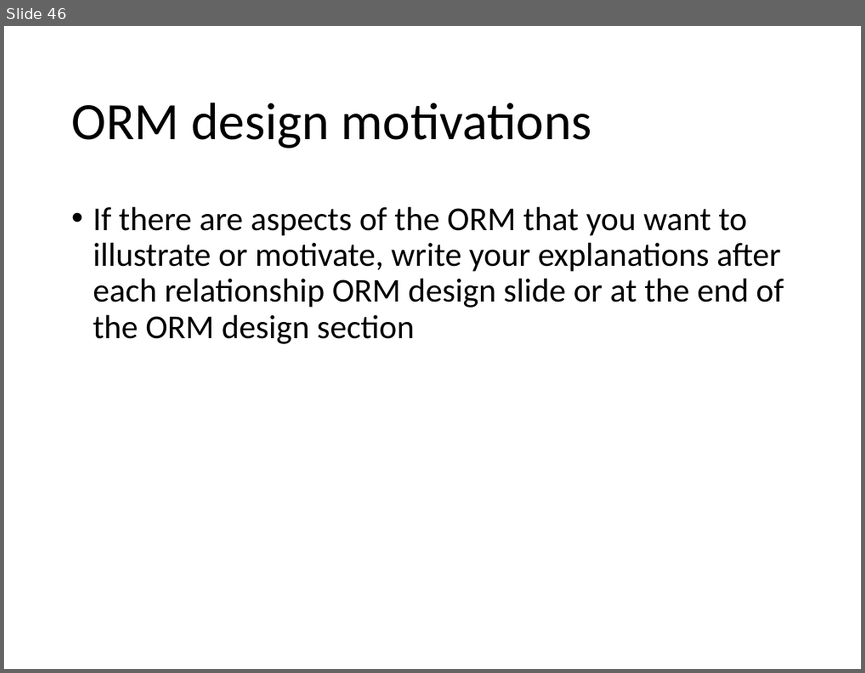
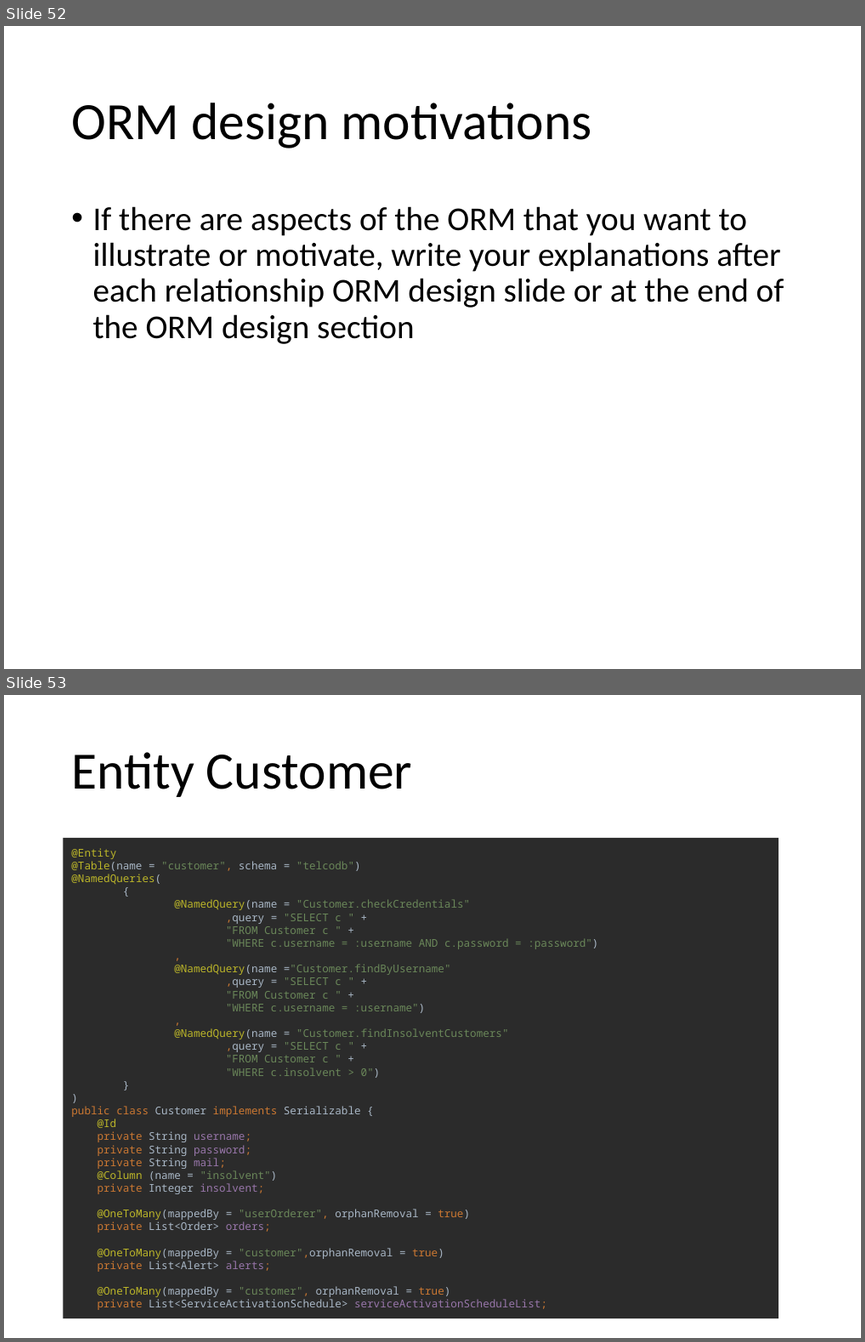
Before and after one commit to andrearestelli/db2-project, a slide deck: docs/documentation.pptx. Shown one above the other, each under a label of ours: slide 46 before the commit, slides 52 and 53 after it. The pictures are 865x673 and 865x1342 pixels, drawn with LibreOffice and Linux fonts; fonts in the diff are those of the drawing. Boxes give left, top, right and bottom in pixels: in the first picture for what was removed or moved away, otherwise in the second. Text is boxed around its words. In the diff, an @@ line names an element or a change of style, - is before the commit and + after.

```diff
--- a/docs/documentation.pptx
+++ b/docs/documentation.pptx
@@ slide 53 added at bbox=[4, 695, 861, 1338], background #FFFFFF @@
@@ title added at bbox=[71, 752, 412, 797], 44 pt, text #000000 @@
+Entity Customer
@@ text added at bbox=[64, 834, 778, 1323], fill #2B2B2B, 9 pt, text #6A8759 @@
+@Entity
+@Table(name = "customer", schema = "telcodb")
+@NamedQueries(
+{
+@NamedQuery(name = "Customer.checkCredentials"
+,query = "SELECT c " +
+"FROM Customer c " +
+"WHERE c.username = :username AND c.password = :password")
+,
+@NamedQuery(name ="Customer.findByUsername"
+,query = "SELECT c " +
+"FROM Customer c " +
+"WHERE c.username = :username")
+,
+@NamedQuery(name = "Customer.findInsolventCustomers"
+,query = "SELECT c " +
+"FROM Customer c " +
+"WHERE c.insolvent > 0")
+}
+)
+public class Customer implements Serializable {
+@Id
+private String username;
+private String password;
+private String mail;
+@Column (name = "insolvent")
+private Integer insolvent;
+@OneToMany(mappedBy = "userOrderer", orphanRemoval = true)
+private List<Order> orders;
+@OneToMany(mappedBy = "customer",orphanRemoval = true)
+private List<Alert> alerts;
+@OneToMany(mappedBy = "customer", orphanRemoval = true)
+private List<ServiceActivationSchedule> serviceActivationScheduleList;
@@ what was slide 46 is now slide 52 @@
```
Also in this commit, not shown: 7 slides changed, 16 other slides added, 2 slides removed, 2 other files.
